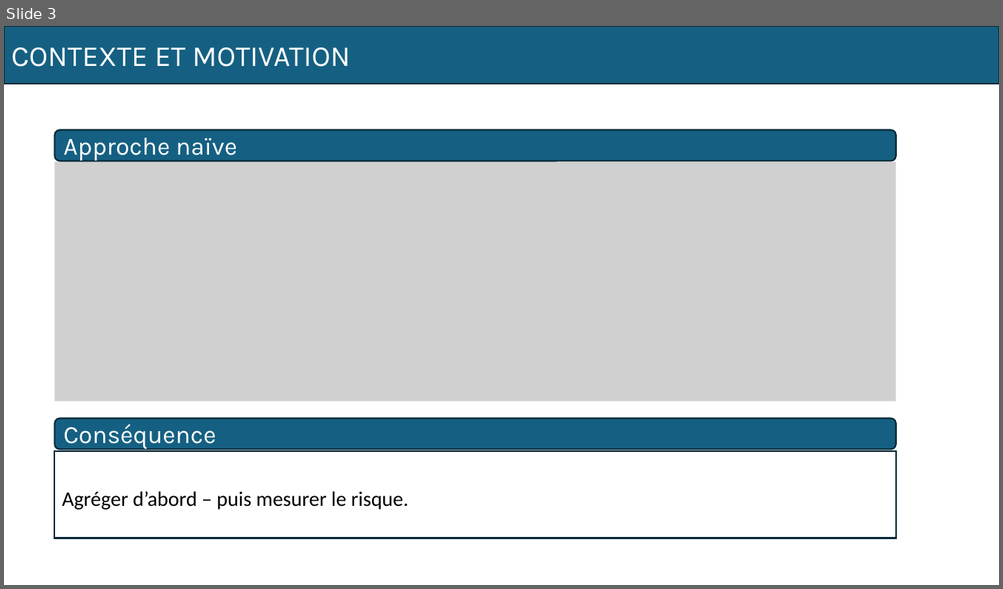
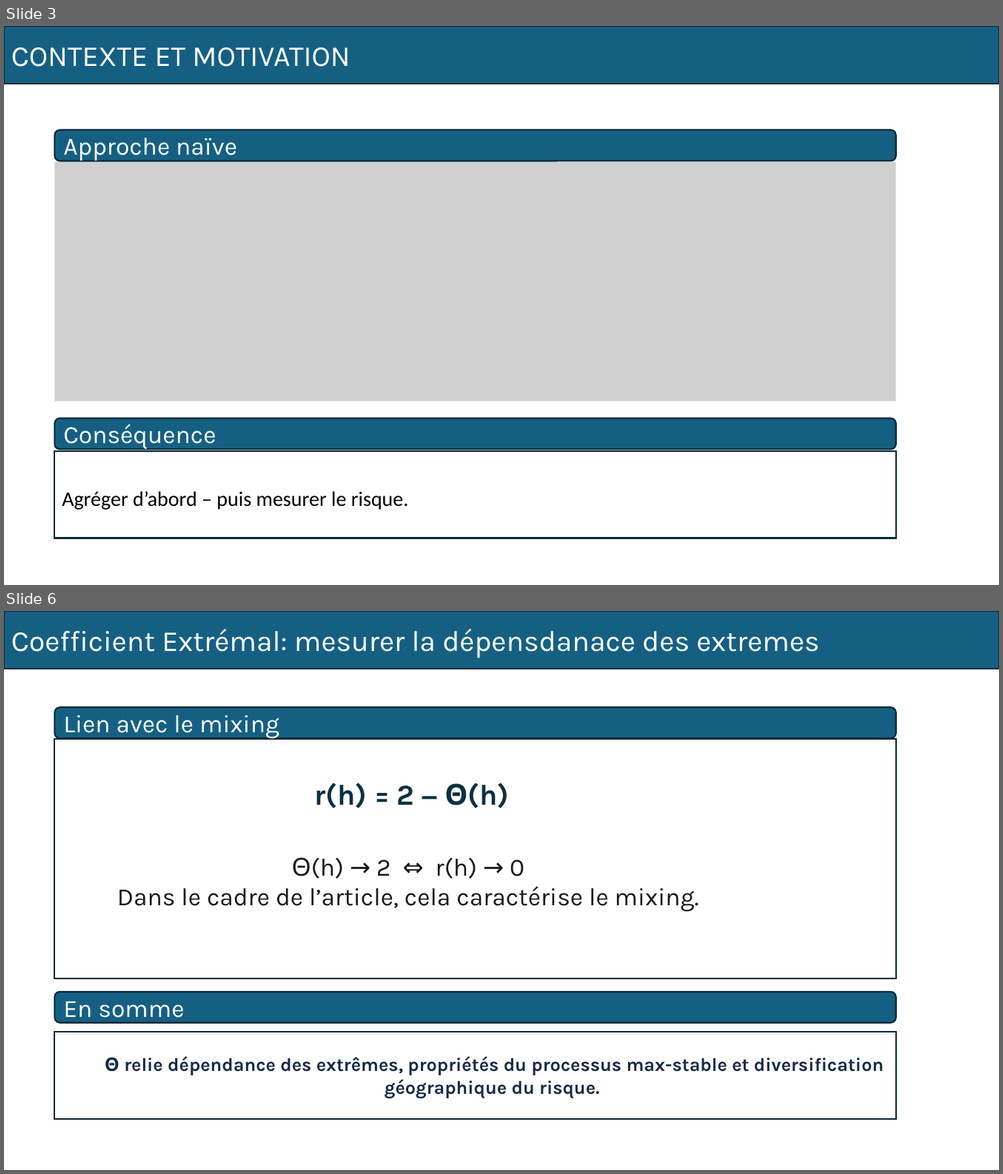
Before and after one commit to MamadouLamine27/projet-tve-max-stable, a slide deck: pptx/presentation.pptx. Shown one above the other, each under a label of ours: slide 3 before the commit, slides 3 and 6 after it; the slides between them are not shown. The pictures are 1003x589 and 1003x1174 pixels, drawn with LibreOffice and Linux fonts; fonts in the diff are those of the drawing; grey boxes stand for pictures. Boxes give left, top, right and bottom in pixels: in the first picture for what was removed or moved away, otherwise in the second. Text is boxed around its words. In the diff, an @@ line names an element or a change of style, - is before the commit and + after.

Commit message:
Partie coefficient d'extremal ajouté

```diff
--- a/pptx/presentation.pptx
+++ b/pptx/presentation.pptx
@@ slide 6 added at <box>4,611,999,1170</box>, background #FFFFFF @@
@@ rectangle added at <box>4,611,999,669</box>, fill #156082, outline #092A39 1.5 pt, 28 pt, text #FFFFFF @@
+Coefficient Extrémal: mesurer la dépensdanace des extremes
@@ rounded rectangle added at <box>55,707,896,738</box>, fill #156082, outline #092A39 1.5 pt, 24 pt, text #FFFFFF @@
+Lien avec le mixing
@@ rectangle added at <box>55,739,896,979</box>, fill #FFFFFF, outline #092A39 1.5 pt @@
@@ text added at <box>314,783,509,809</box>, 28 pt, text #0B3041, bold @@
+r(h) = 2 − Θ(h)
@@ text added at <box>117,857,699,912</box>, 24 pt, text #191919 @@
+Θ(h) → 2 ⇔ r(h) → 0
+Dans le cadre de l’article, cela caractérise le mixing.
@@ rounded rectangle added at <box>55,992,896,1024</box>, fill #156082, outline #092A39 1.5 pt, 24 pt, text #FFFFFF @@
+En somme
@@ rectangle added at <box>55,1033,896,1120</box>, fill #FFFFFF, outline #092A39 1.5 pt @@
@@ text added at <box>105,1056,883,1099</box>, 18 pt, text #162A46, bold @@
+Θ relie dépendance des extrêmes, propriétés du processus max-stable et diversification géographique du risque.
```
Also in this commit, not shown: 1 slide changed, 3 other slides added.
